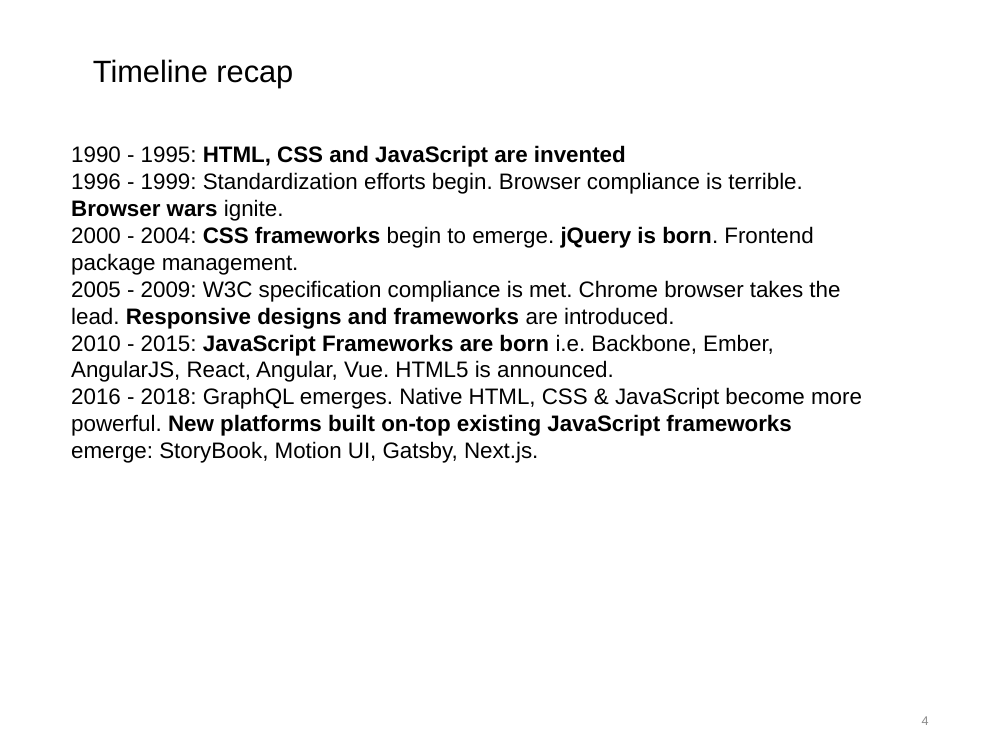
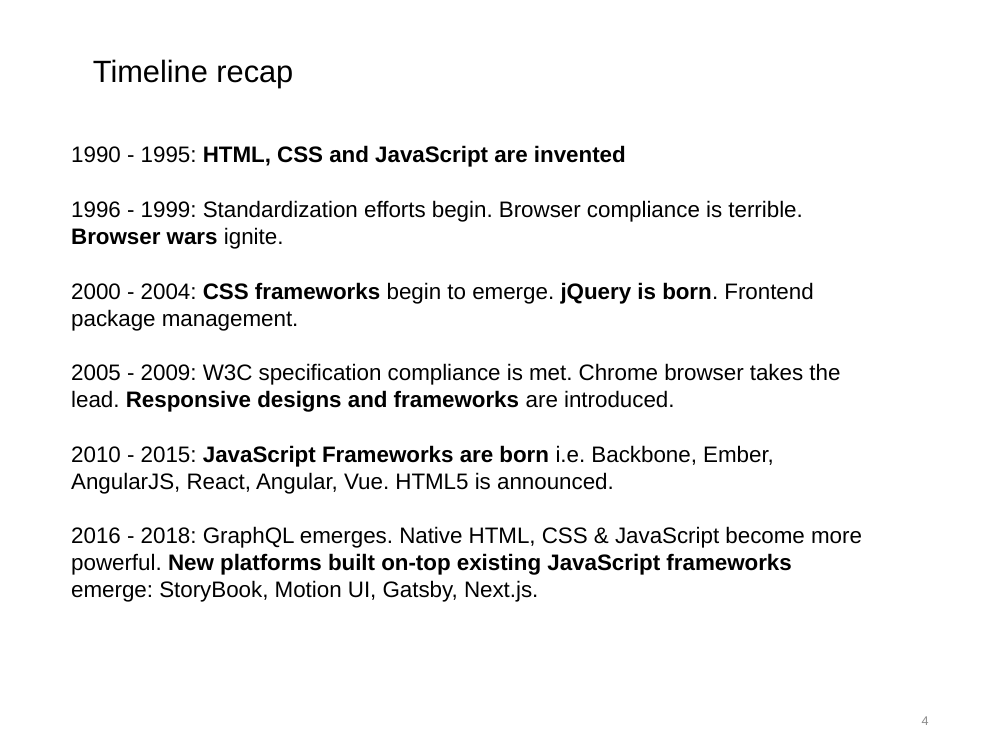
Before and after one commit to wdna-com/front-end-best-practices-slides, a slide deck: slide 4 of JavaScript Best Practices.pptx. Drawn at 1008x756 pixels with LibreOffice and Linux fonts; fonts in the diff are those of the drawing; background and template pictures are left out. Boxes give left, top, right and bottom in pixels: in the first picture for what was removed or moved away, otherwise in the second. Text is boxed around its words. In the diff, an @@ line names an element or a change of style, - is before the commit and + after.

```diff
--- a/JavaScript Best Practices.pptx
+++ b/JavaScript Best Practices.pptx
@@ text "1990 - 1995: HTML, CSS ..." at (x1=71, y1=145, x2=862, y2=602): more space between paragraphs @@
```
Also in this commit, not shown: 8 other slides changed, 4 slides added, 3 slides removed.
